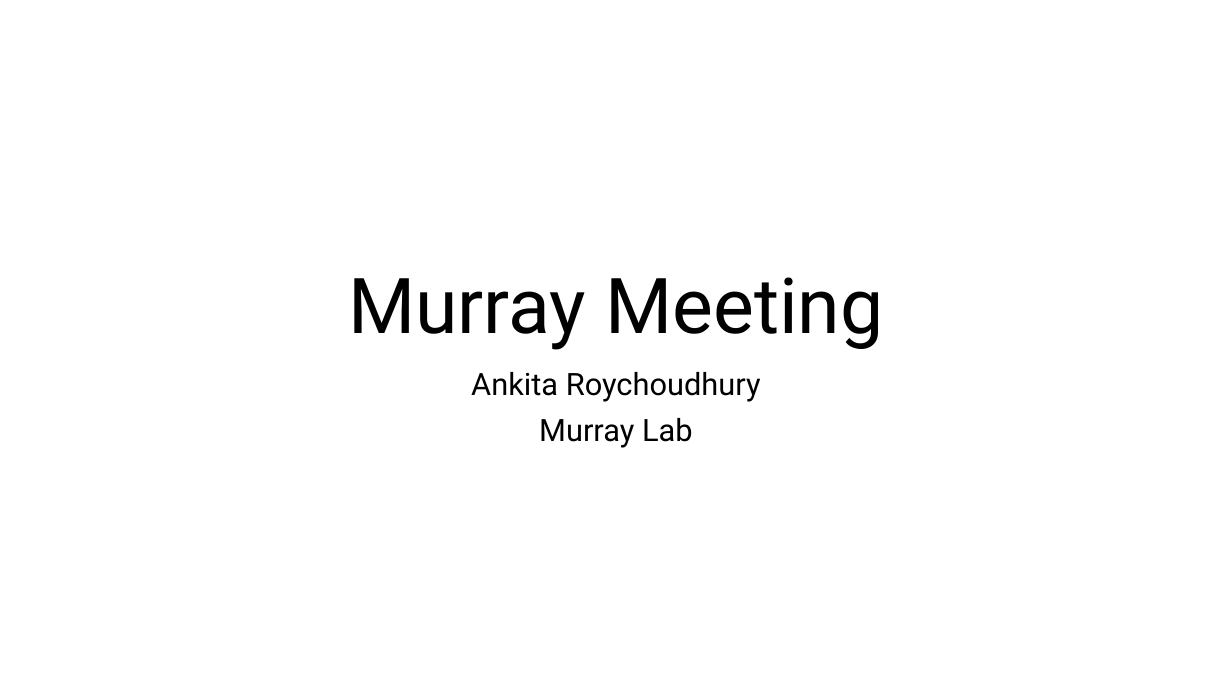
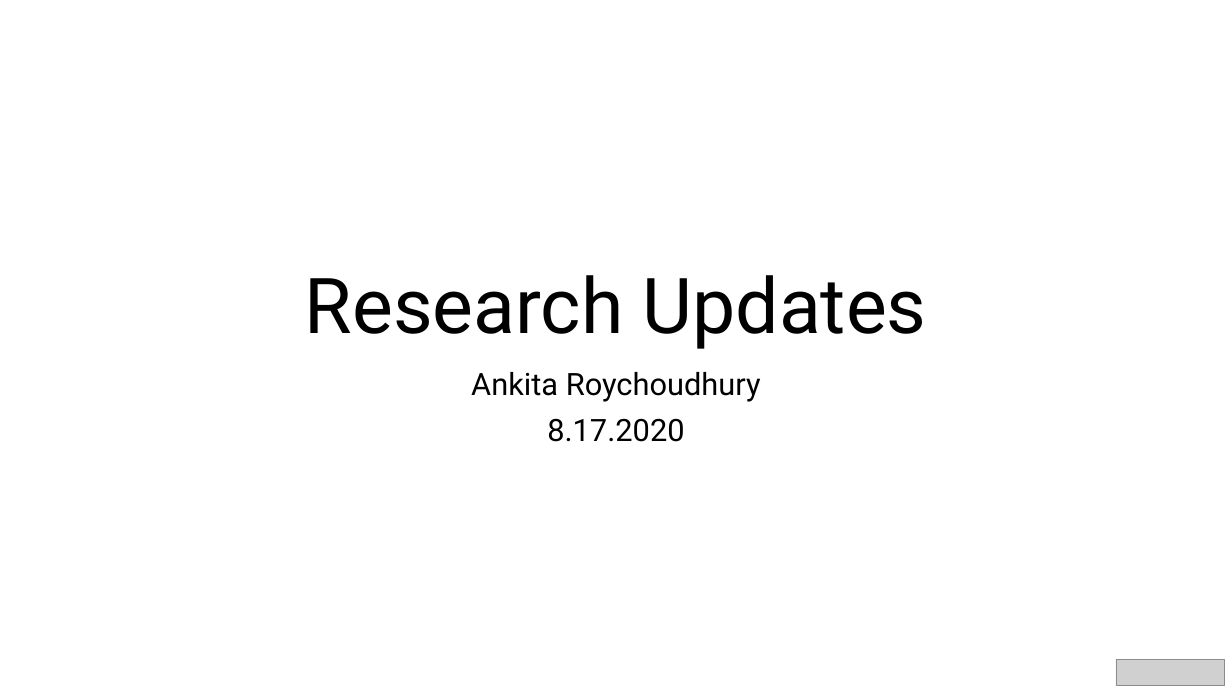
Before and after one commit to AnkitaRoychoudhury/ug_murray, a slide deck: slide 1 of miscellaneous/presentations/20200817_murray_mtg.pptx. Drawn at 1232x693 pixels with LibreOffice and Linux fonts; fonts in the diff are those of the drawing; grey boxes stand for pictures. Boxes give left, top, right and bottom in pixels: in the first picture for what was removed or moved away, otherwise in the second. Text is boxed around its words. In the diff, an @@ line names an element or a change of style, - is before the commit and + after.

```diff
--- a/miscellaneous/presentations/20200817_murray_mtg.pptx
+++ b/miscellaneous/presentations/20200817_murray_mtg.pptx
@@ title at box(305, 275, 927, 349): text changed @@
-Murray Meeting
+Research Updates
@@ subtitle at box(547, 418, 684, 442): text changed @@
-Murray Lab
+8.17.2020
@@ picture added at box(1116, 660, 1226, 686) @@
```
Also in this commit, not shown: 12 slides added, 14 other files.
